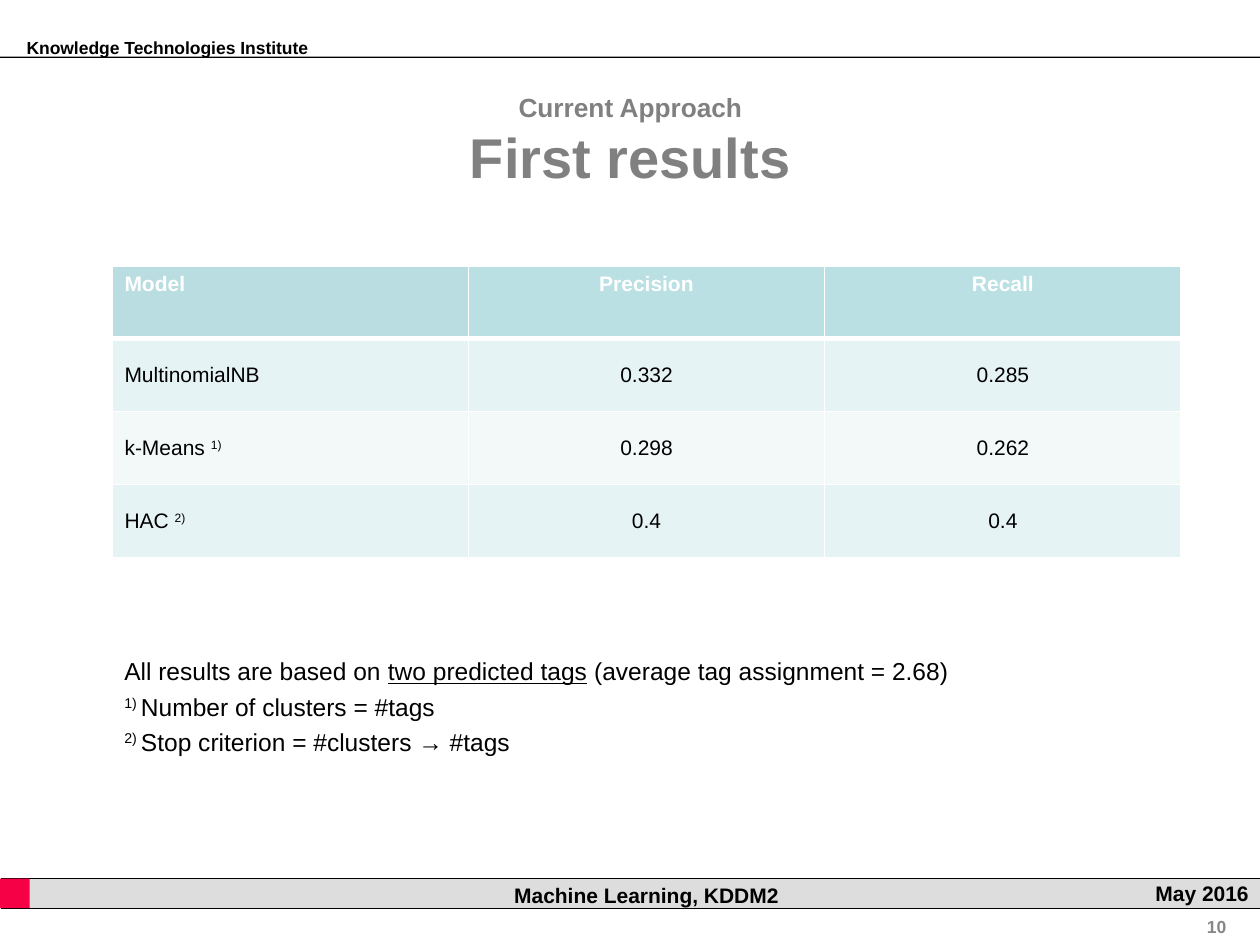
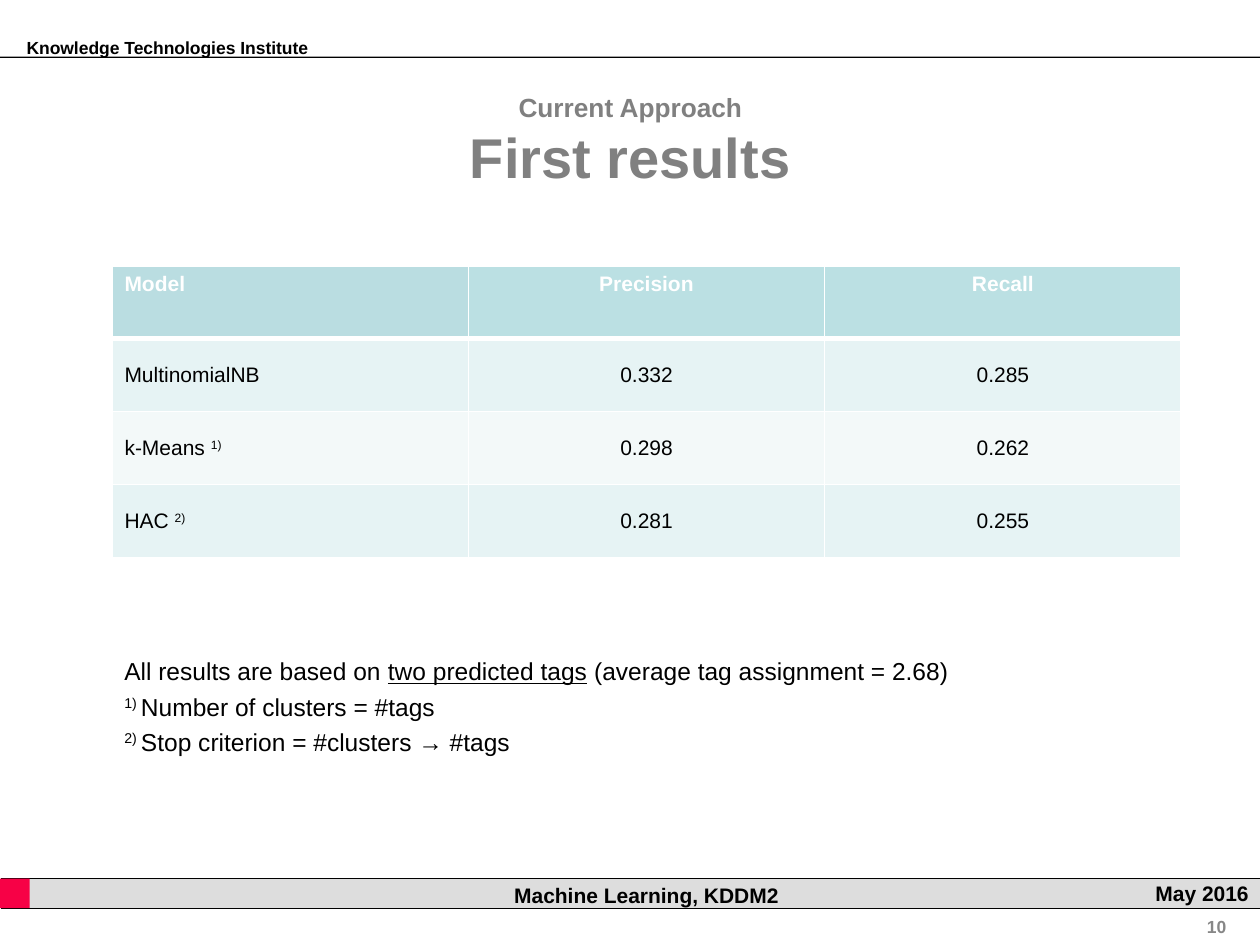
Before and after one commit to rsamer/MLSE, a slide deck: slide 10 of presentation/interim/Presentation.pptx. Drawn at 1260x945 pixels with LibreOffice and Linux fonts; fonts in the diff are those of the drawing; background and template pictures are left out. Boxes give left, top, right and bottom in pixels: in the first picture for what was removed or moved away, otherwise in the second. Text is boxed around its words. In the diff, an @@ line names an element or a change of style, - is before the commit and + after.

Commit message:
Added HAC results to presentation

```diff
--- a/presentation/interim/Presentation.pptx
+++ b/presentation/interim/Presentation.pptx
@@ table at [112, 266, 1182, 557] @@
-row 4, column 2: 0.4
+row 4, column 2: 0.281
-row 4, column 3: 0.4
+row 4, column 3: 0.255
```
